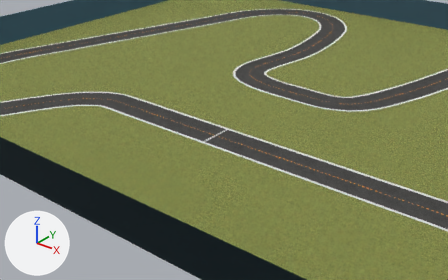
An edit to the COLLADA model bundle/meshes/penbay_open_ccw/penbay_open_ccw.dae, drawn before and after from the same camera.
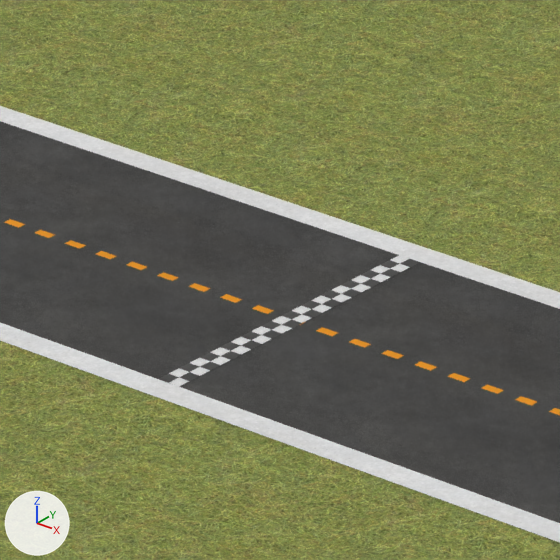
Each version is shown from a camera (50 mm lens) standing at (8.54, -15.13, 6.69) and looking at (-0.24, -4.15, -0.12), then close up on the part from 42% to 54% of the width and 37% to 57% of the height. Every picture has the same lights, and +X, +Y and +Z are marked at lower left. Where no turn or scale is listed for an object, it has been applied to the vertices.

The first close-up shows 'StartLine', 'cl', 'field', 'il', 'ol', 'road'.
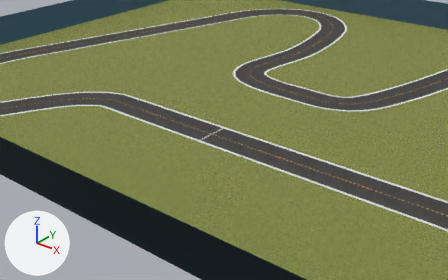
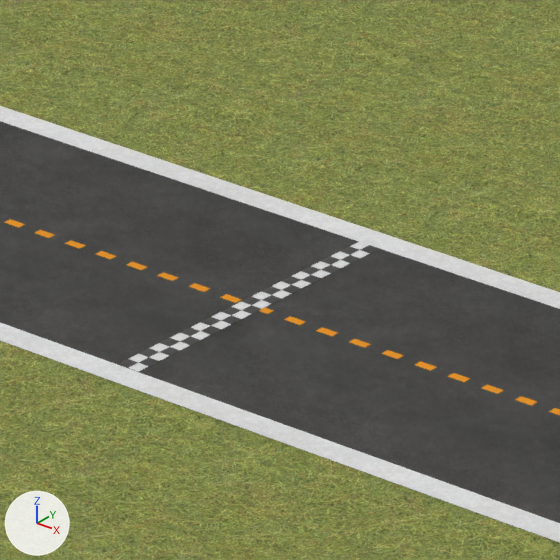
The change, as a list of edits to the scene's bpy script:
```text
Change ob_startline:
    ob_startline.location: (-0.414, -4.263, 0.002) -> (-0.543, -4.262, 0.002)
```

Boxes (x1, y1, x2, y2) around the edits, measured in the close-ups (560 x 560 px):
'StartLine', moved: before (159, 255, 419, 386); after (119, 241, 380, 372)
